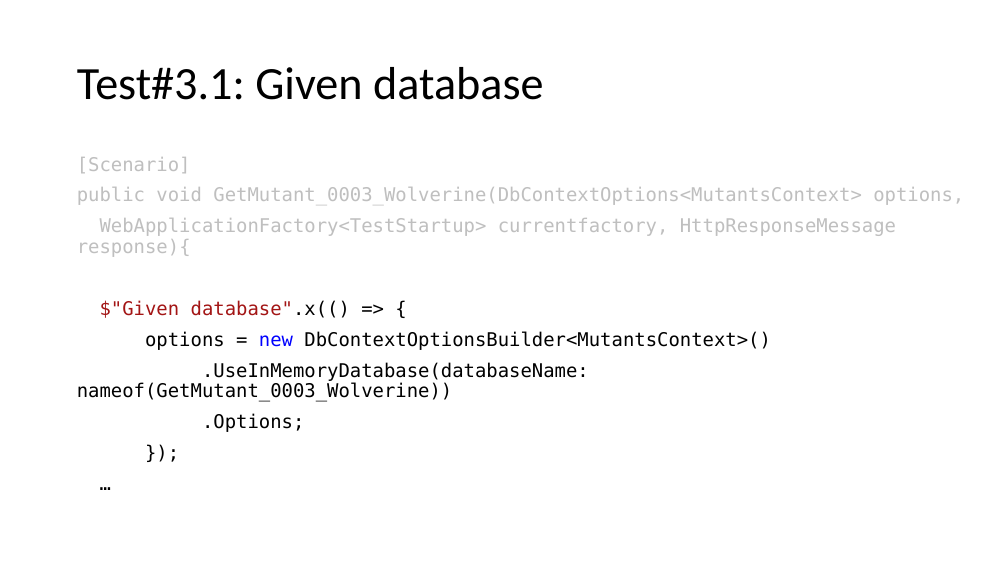
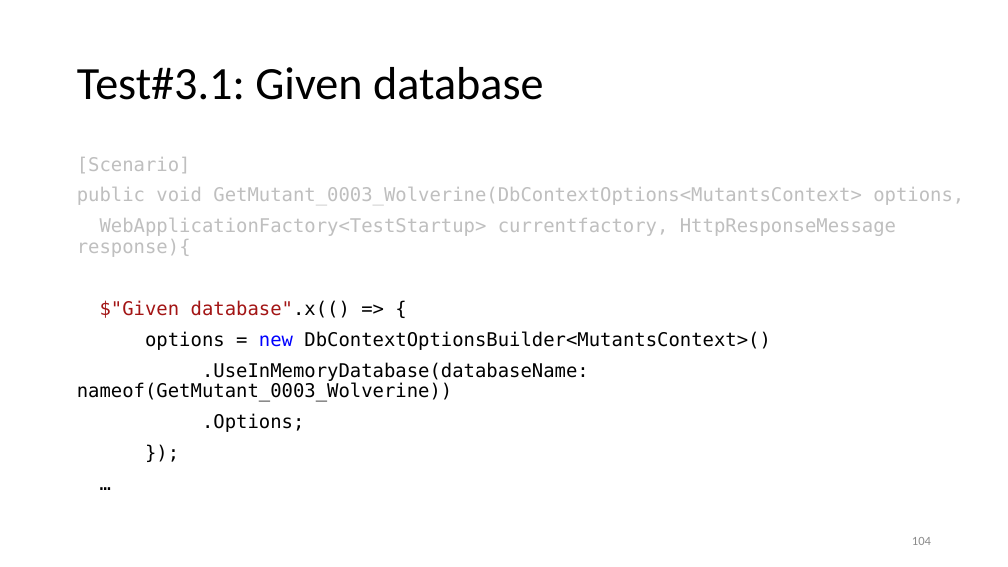
Before and after one commit to kugushev/presentations, a slide deck: slide 104 of 2019_Functional-Testing/Presentation.pptx (slide 101 before the commit). Drawn at 1008x567 pixels with LibreOffice and Linux fonts; fonts in the diff are those of the drawing. Boxes give left, top, right and bottom in pixels: in the first picture for what was removed or moved away, otherwise in the second. Text is boxed around its words. In the diff, an @@ line names an element or a change of style, - is before the commit and + after.

```diff
--- a/2019_Functional-Testing/Presentation.pptx
+++ b/2019_Functional-Testing/Presentation.pptx
@@ page number added at bbox=[912, 537, 931, 545], 12 pt, text #8C8C8C @@
+104
```
Also in this commit, not shown: 109 other slides changed, 7 slides added, 4 slides removed.
